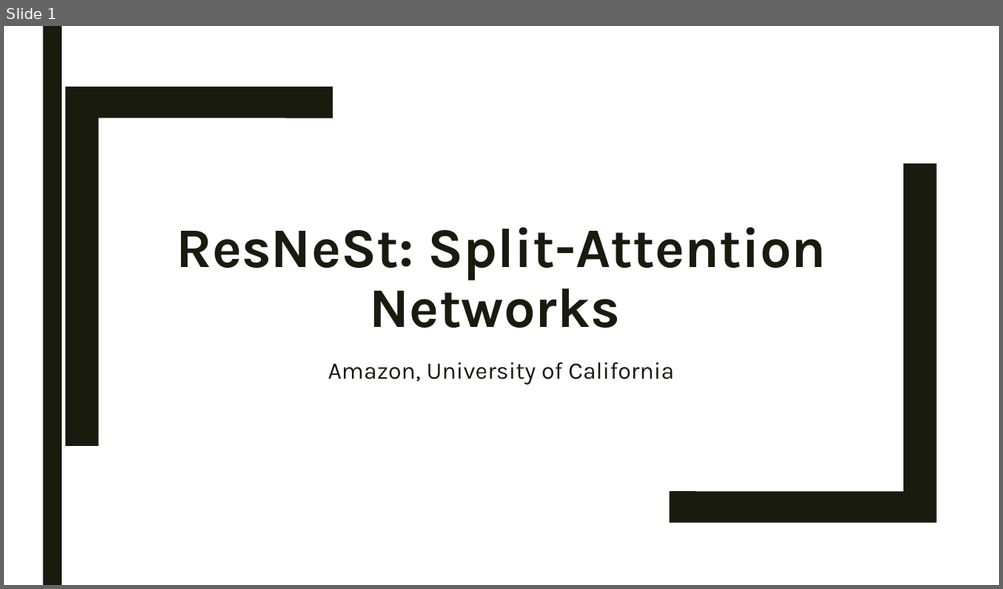
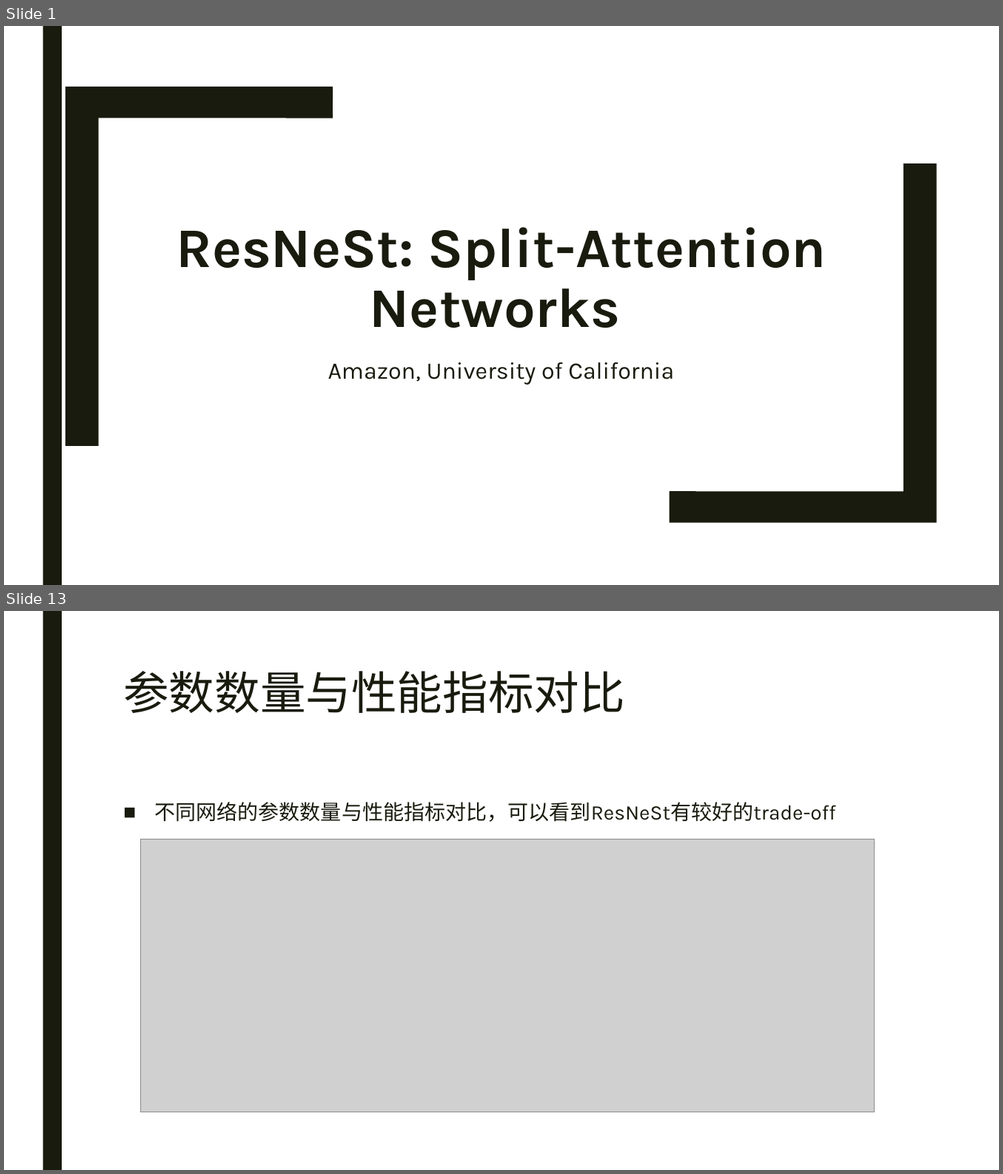
Before and after one commit to Iranb/NoteBook, a slide deck: Paper Notes/ResNetSt/ResNetSt.pptx. Shown one above the other, each under a label of ours: slide 1 before the commit, slides 1 and 13 after it; the slides between them are not shown. The pictures are 1003x589 and 1003x1174 pixels, drawn with LibreOffice and Linux fonts; fonts in the diff are those of the drawing; grey boxes stand for pictures. Boxes give left, top, right and bottom in pixels: in the first picture for what was removed or moved away, otherwise in the second. Text is boxed around its words. In the diff, an @@ line names an element or a change of style, - is before the commit and + after.

```diff
--- a/Paper Notes/ResNetSt/ResNetSt.pptx
+++ b/Paper Notes/ResNetSt/ResNetSt.pptx
@@ slide 13 added at bbox=[4, 611, 999, 1170], background #FFFFFF; not listed: 1 template element that a slide beside it also shows @@
@@ title added at bbox=[123, 671, 625, 713], 44 pt, text #191B0E @@
+参数数量与性能指标对比
@@ text added at bbox=[155, 802, 836, 822], 20 pt, text #191B0E @@
+■ 不同网络的参数数量与性能指标对比，可以看到ResNeSt有较好的trade-off
@@ picture added at bbox=[141, 840, 874, 1113] @@
```
Also in this commit, not shown: 3 slides changed, 8 other slides added, 2 slides removed, 9 other files.
